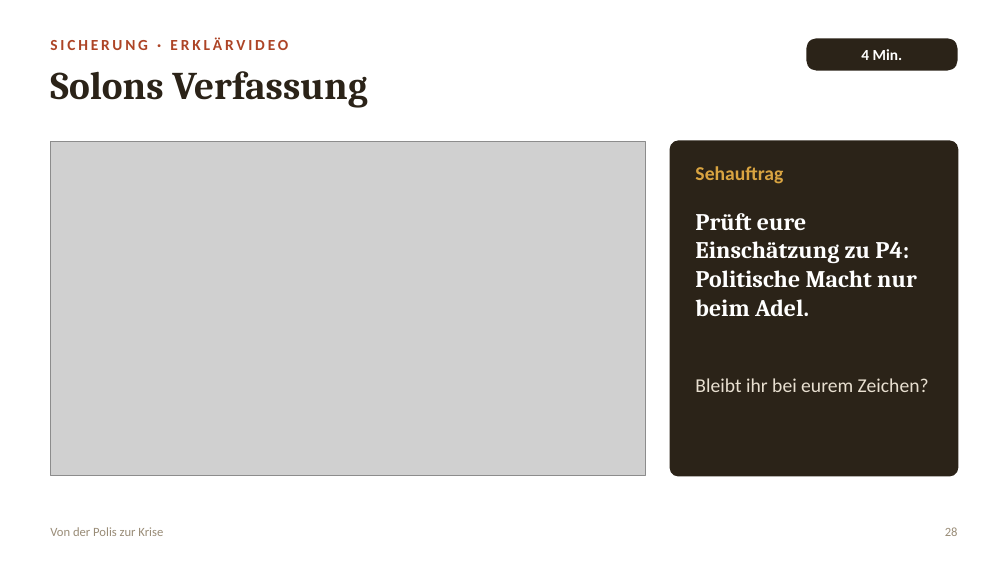
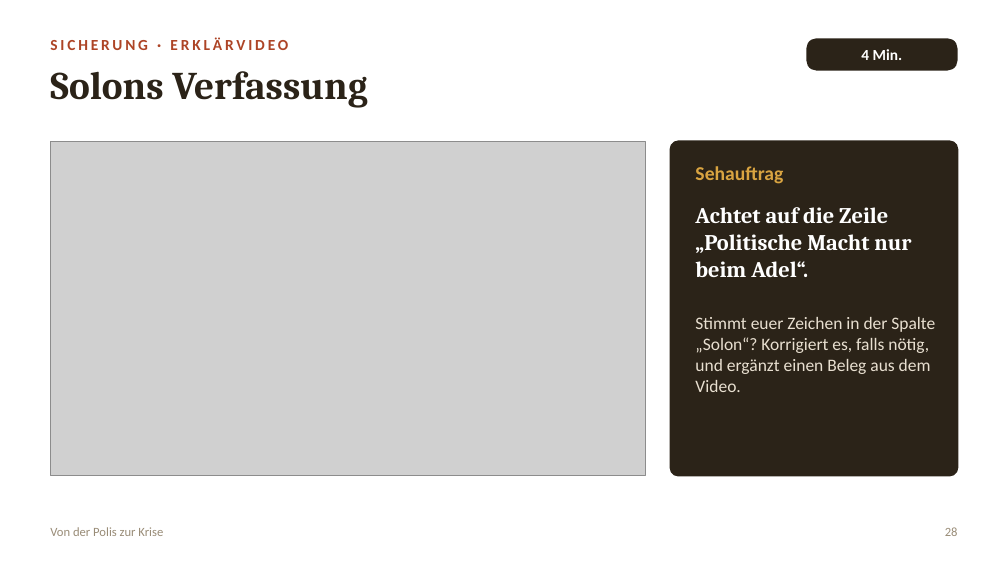
Before and after one commit to golzkonstantin-gif/Schule, a slide deck: slide 28 of Geschichte_11/Doppelstunde_Solon/Folien_Doppelstunde_Drakon_Solon.pptx. Drawn at 1008x567 pixels with LibreOffice and Linux fonts; fonts in the diff are those of the drawing; grey boxes stand for pictures. Boxes give left, top, right and bottom in pixels: in the first picture for what was removed or moved away, otherwise in the second. Text is boxed around its words. In the diff, an @@ line names an element or a change of style, - is before the commit and + after.

```diff
--- a/Geschichte_11/Doppelstunde_Solon/Folien_Doppelstunde_Drakon_Solon.pptx
+++ b/Geschichte_11/Doppelstunde_Solon/Folien_Doppelstunde_Drakon_Solon.pptx
@@ text at (695,207,911,277): text changed; size 17 to 16 pt @@
-Prüft eure Einschätzung zu P4: Politische Macht nur beim Adel.
+Achtet auf die Zeile „Politische Macht nur beim Adel“.
@@ text at (695,317,935,392): text changed; size 14 to 12.5 pt @@
-Bleibt ihr bei eurem Zeichen?
+Stimmt euer Zeichen in der Spalte „Solon“? Korrigiert es, falls nötig, und ergänzt einen Beleg aus dem Video.
```
Also in this commit, not shown: 9 other slides changed.
